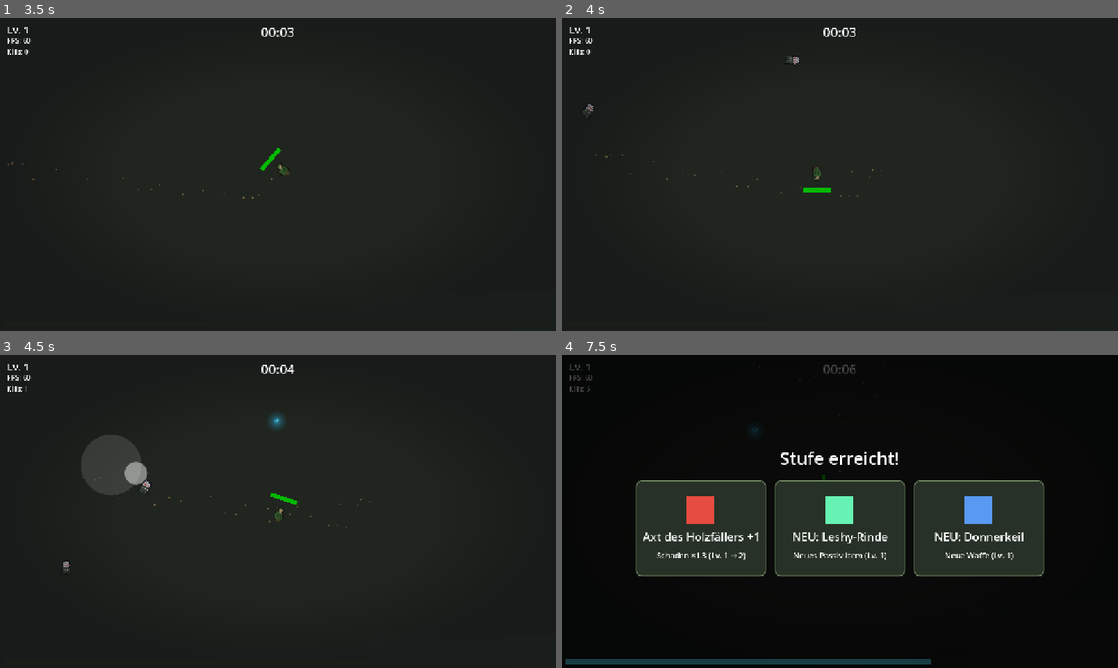
Above: before the commit, frames 1-4 (two rows, left to right).
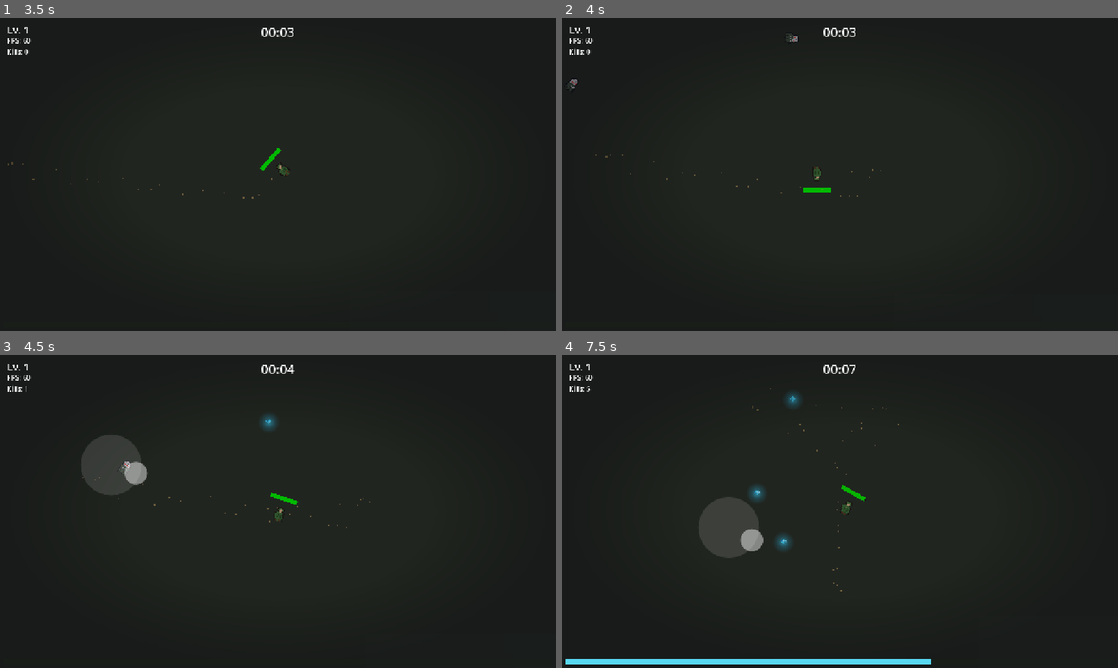
Above: after the commit, the same moments.

Repository: Lohreck/folk_survivor
Game: Godot game, scene res://scenes/main.tscn
Same seed, same stepped clock (60 frames per second), same inputs: the game is played once before the commit and once after it.
Inputs (mouse positions are in pixels of both pictures, inside the frame that each line leads up to):
- Up to frame 1 (3.5 s): tap Enter at 0.5 s; move the mouse to (400, 158) at 0.52 s; hold Right (ui_right) 0.53-1.25 s; tap R at 0.6, 2.1 s; click (400, 158) at 0.67 s; tap Space at 1.25 s; drag from (166, 190) to (305, 177) at 1.27 s; move the mouse to (333, 105) at 2.02 s; hold Right (ui_right) 2.03-2.75 s; drag from (250, 237) to (305, 174) at 2.77 s
- Up to frame 2 (4 s): move the mouse to (1006, 221) at 3.52 s; hold Left (ui_left) from 3.53 s (still down); tap R at 3.6 s
- Up to frame 3 (4.5 s): release Left (ui_left) at 4.25 s; drag from (111, 464) to (250, 511) at 4.27 s
- Up to frame 4 (7.5 s): move the mouse to (867, 511) at 5.02 s; hold Down (ui_down) 5.03-5.75 s; tap R at 5.1, 6.6 s; click (867, 511) at 5.17 s; drag from (756, 433) to (789, 495) at 5.77 s; move the mouse to (962, 495) at 6.52 s; hold Up (ui_up) 6.53-7.25 s; drag from (728, 527) to (812, 574) at 7.27 s

Frame 1 is identical in both runs. In frame 2, 0.1% of the frame differs, in the area x 1-43%, y 5-31%; in frame 3, 0.2%; in frame 4, 23%, in the area x 0-87%, y 2-99%.

Commit message:
M2c-Tuning: Dammerwald (Tutorial-Region) moderater
Playtest-Feedback: Ohne Meta-Progression kommt man nicht weit – die
Tutorial-Region soll moderat sein. Balancing §5 sieht dafür die Region-
Multiplikatoren vor (Basiswerte sind Region-1-normalisiert, Multiplikatoren
kommen zur Laufzeit aus der RegionData):

- hp_multiplier 1.0 -> 0.8
- damage_multiplier 1.0 -> 0.8
- spawn_basis 1.5 -> 1.2/s ( Minute 1: 2.4 -> 1.9 Spawns/s)

Meta-Progression (M3) und spaetere Regionen sollen den Schwierigkeits-
Anstieg wieder tragen. Kommentar im .tres entfernt (Parse-Fehler:
tres-Format toleriert keine # Kommentare – daher Begründung hier).

Tests: debug_m2c1 6 OK, debug_m2c2 7 OK, debug_m2c3 7 OK.

Diff:
--- a/resources/regions/region_dammerwald.tres
+++ b/resources/regions/region_dammerwald.tres
@@ -38,9 +38,9 @@
 script = ExtResource("1")
 id = &"dammerwald"
 display_name = "Der Dammerwald"
-hp_multiplier = 1.0
-damage_multiplier = 1.0
-spawn_basis = 1.5
+hp_multiplier = 0.8
+damage_multiplier = 0.8
+spawn_basis = 1.2
 enemy_spawn_table = [SubResource("Resource_kiki"), SubResource("Resource_domo"), SubResource("Resource_ait"), SubResource("Resource_ait_elite")]
 mini_boss_id = &""
 main_boss_id = &"leshy"
Not shown, added: debug_shots.gd.uid
